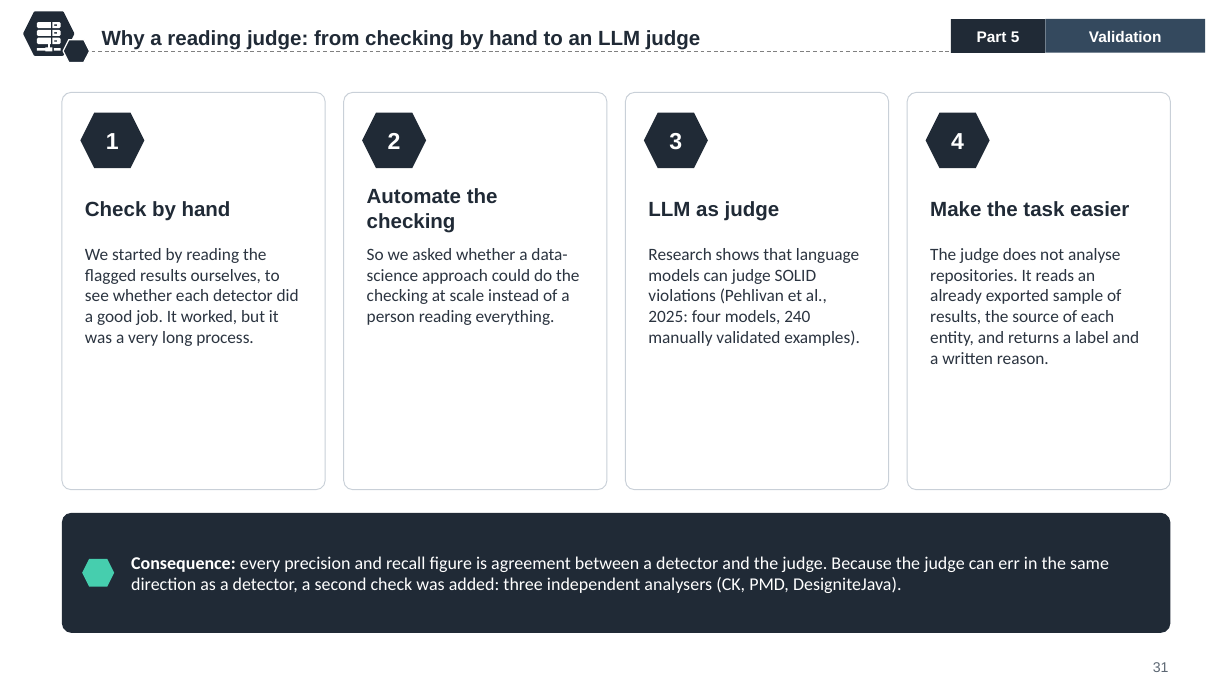
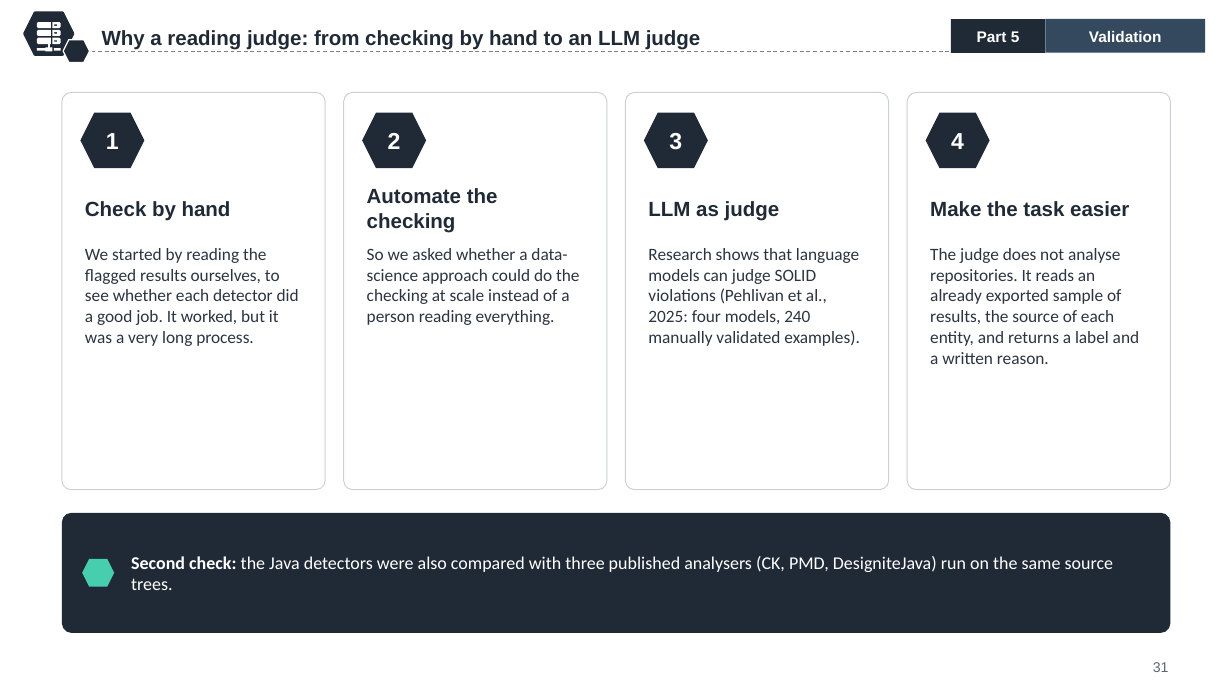
Before and after one commit to KiraiEEE/VibeBench, a slide deck: slide 31 of thesis/presentation/Evaluating-Coding-Agent-Quality.pptx. Drawn at 1232x693 pixels with LibreOffice and Linux fonts; fonts in the diff are those of the drawing; background and template pictures are left out. Boxes give left, top, right and bottom in pixels: in the first picture for what was removed or moved away, otherwise in the second. Text is boxed around its words. In the diff, an @@ line names an element or a change of style, - is before the commit and + after.

Commit message:
Remove the LLM-judge limitation from thesis, deck, paper and README

```diff
--- a/thesis/presentation/Evaluating-Coding-Agent-Quality.pptx
+++ b/thesis/presentation/Evaluating-Coding-Agent-Quality.pptx
@@ text at bbox=[131, 556, 1113, 590]: text changed @@
-Consequence: every precision and recall figure is agreement between a detector and the judge. Because the judge can err in the same direction as a detector, a second check was added: three independent analysers (CK, PMD, DesigniteJava).
+Second check: the Java detectors were also compared with three published analysers (CK, PMD, DesigniteJava) run on the same source trees.
```
Also in this commit, not shown: 2 other slides changed, 9 other files.
